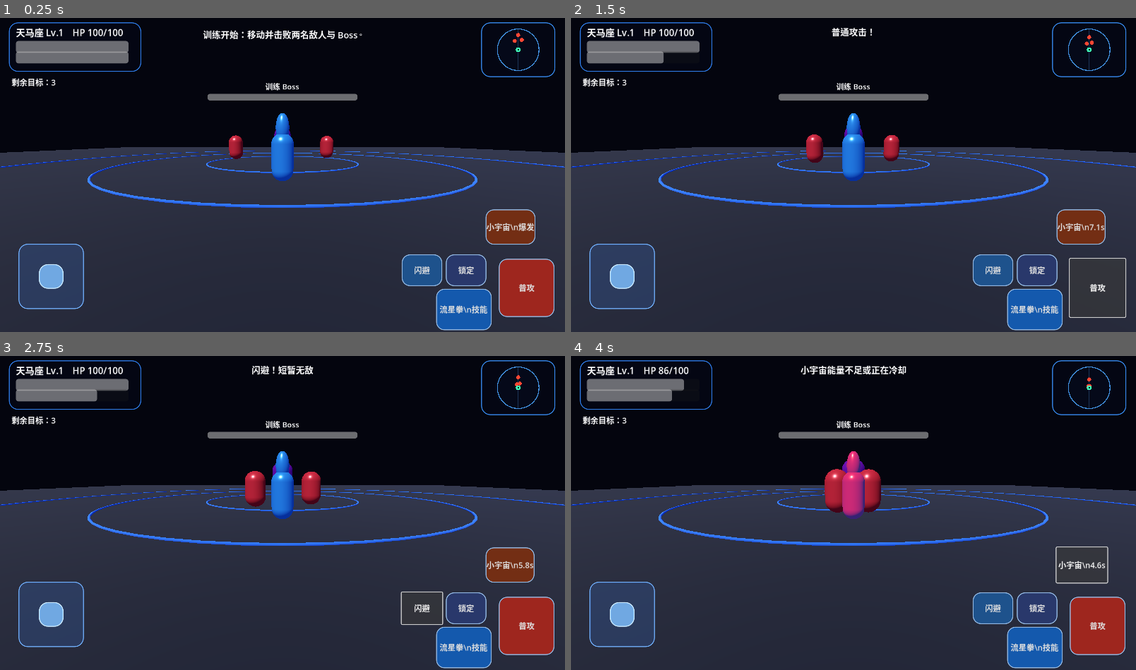
Above: before the commit, frames 1-4 (two rows, left to right).
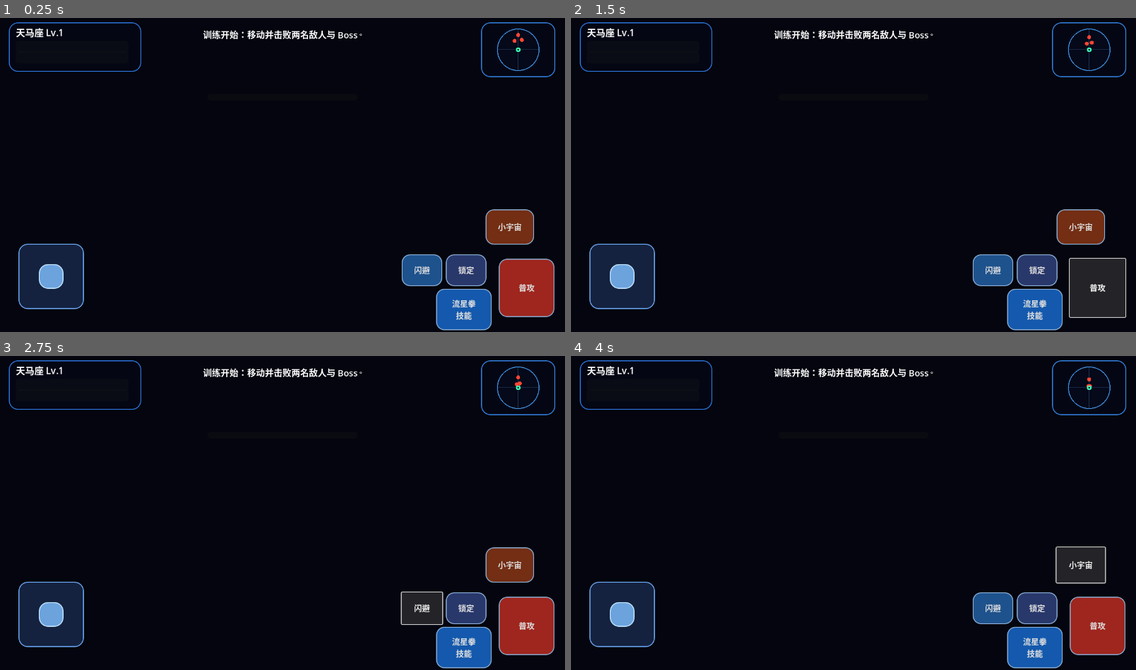
Above: after the commit, the same moments.

Repository: Qazwesrd/Saint-Seiya-Universe-War
Game: Godot game, scene res://scenes/main.tscn
The game is run twice, just before and just after one commit, with the same random seed, the same clock (stepped at 60 frames per second) and the same inputs.
Inputs (mouse positions are in pixels of both pictures, inside the frame that each line leads up to):
- Up to frame 1 (0.25 s): no input
- Up to frame 2 (1.5 s): click (1079, 228) at 0.5 s, where only the run after the commit has a clickable "小宇宙"; click "普攻" at 1.25 s
- Up to frame 3 (2.75 s): click "闪避" at 2 s
- Up to frame 4 (4 s): click "锁定" at 2.75 s; click (1079, 566) at 3.5 s, where only the run before the commit has a clickable "小宇宙\n5.1s"

The runs differ from the first frame. In frame 1, 56% of the frame differs, in the area x 0-100%, y 1-100%; in frame 2, 56%; in frame 3, 56%; in frame 4, 56%.
Error after the commit: Parse Error: Identifier "RPGState" not declared in the current scope. (res://scripts/player.gd:89)

Commit message:
Apply RPG stats to player combat

Diff:
--- a/game/scripts/player.gd
+++ b/game/scripts/player.gd
@@ -86,7 +86,7 @@
     if attack_cd > 0.0: return
     attack_cd = 0.42
     _flash(Color(1.0, 0.82, 0.35))
-    game.call("damage_nearby", 12.0, 2.8, 120.0)
+    game.call("damage_nearby", 8.0 + float(RPGState.get_combat_stats().get("attack", 14.0)), 2.8, 120.0)
     game.call("show_notice", "普通攻击！")
 func skill() -> void:
     if skill_cd > 0.0 or cosmos < 18.0:
@@ -95,7 +95,7 @@
     cosmos -= 18.0
     skill_cd = 3.0
     _flash(Color(0.2, 0.8, 1.0))
-    game.call("damage_nearby", 28.0, 7.0, 150.0)
+    game.call("damage_nearby", 18.0 + float(RPGState.get_combat_stats().get("attack", 14.0)) * 1.5, 7.0, 150.0)
     game.call("spawn_effect", global_position + (-global_transform.basis.z * 3.0) + Vector3.UP, Color(0.18, 0.72, 1.0), 2.8)
     game.call("show_notice", "天马流星拳！")
 func cosmos_burst() -> void:
@@ -105,7 +105,7 @@
     cosmos -= 35.0
     burst_cd = 8.0
     _flash(Color(1.0, 0.4, 0.12))
-    game.call("damage_nearby", 42.0, 5.0, 360.0)
+    game.call("damage_nearby", 24.0 + float(RPGState.get_combat_stats().get("attack", 14.0)) * 2.0, 5.0, 360.0)
     game.call("spawn_effect", global_position + Vector3.UP, Color(1.0, 0.42, 0.12), 4.0)
     game.call("show_notice", "小宇宙爆发！")
 func dodge() -> void:
